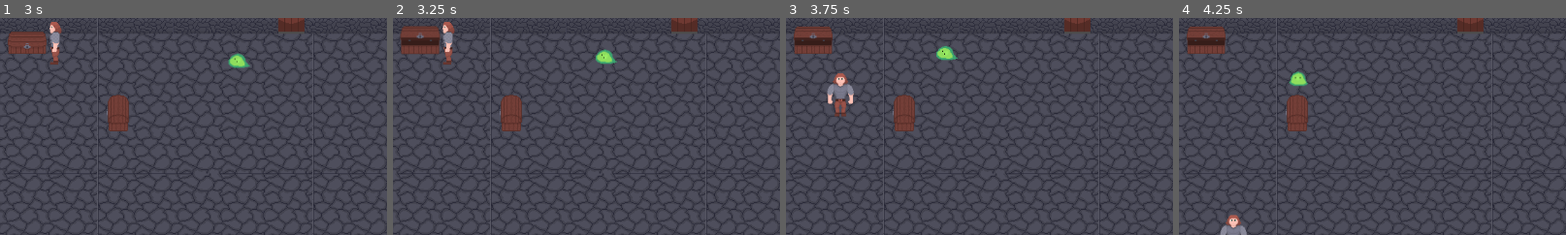
Above: before the commit, frames 1-4 (left to right).
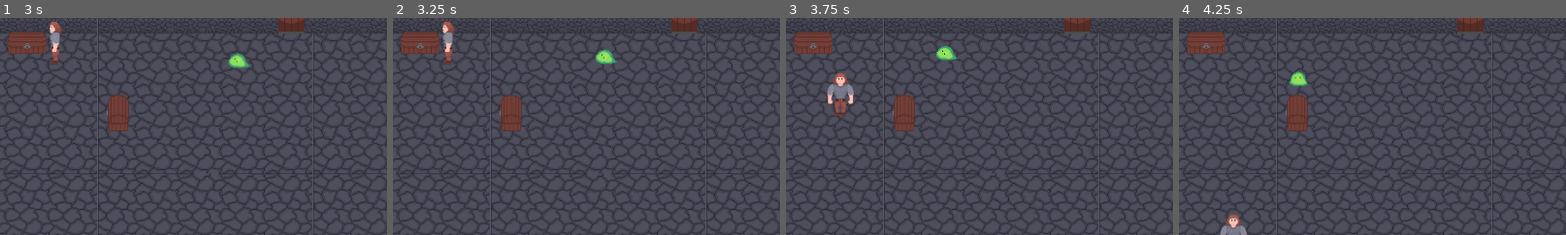
Above: after the commit, the same moments.

Repository: EsderJ10/proyecto-lqs
Game: Godot game, scene res://Scenes/test_room.tscn
Two runs of this game, one before a commit and one after it. Both use one fixed random seed, a clock stepped at 60 frames per second and the inputs below.
Inputs (mouse positions are % of the whole screen's width and height, from its top left):
- Up to frame 1 (3 s): move the mouse to (45, 70) at 0.52 s; hold Up (move_up) 0.53-2.03 s; tap E (open_chest) at 0.6, 1.35, 2.3 s; move the mouse to (80, 65) at 1.27 s; move the mouse to (20, 35) at 2.02 s; hold Left (move_left) from 2.03 s (still down); click (20, 35) at 2.1 s; move the mouse to (55, 50) at 2.77 s; tap Space (player_dash) at 2.85 s
- Up to frame 2 (3.25 s): keep holding Left (move_left); tap E (open_chest) at 3.05 s
- Up to frame 3 (3.75 s): tap Enter at 3.5 s; move the mouse to (35, 25) at 3.52 s; release Left (move_left) at 3.53 s; hold Down (move_down) from 3.53 s (still down); tap E (open_chest) at 3.6 s
- Up to frame 4 (4.25 s): keep holding Down (move_down)
The pictures show only the part of the screen within x 15-65%, y 6-56%; the shares and areas given below are measured in that part.

Frame 1 is identical in both runs. In frame 2, 0.7% of the frame differs, in the area x 2-13%, y 3-15%; in frame 3, 0.7%; in frame 4, 0.7%.

Commit message:
Removed unnecessary player() #17

Diff:
--- a/Scripts/Character/player.gd
+++ b/Scripts/Character/player.gd
@@ -235,7 +235,3 @@
 func _on_hitbox_attack_body_entered(body: Node2D) -> void:
 	if body.has_method("take_damage"):
 		body.take_damage(attack_damage)
-
-# Function for enemy detection
-func player() -> void:
-	pass
